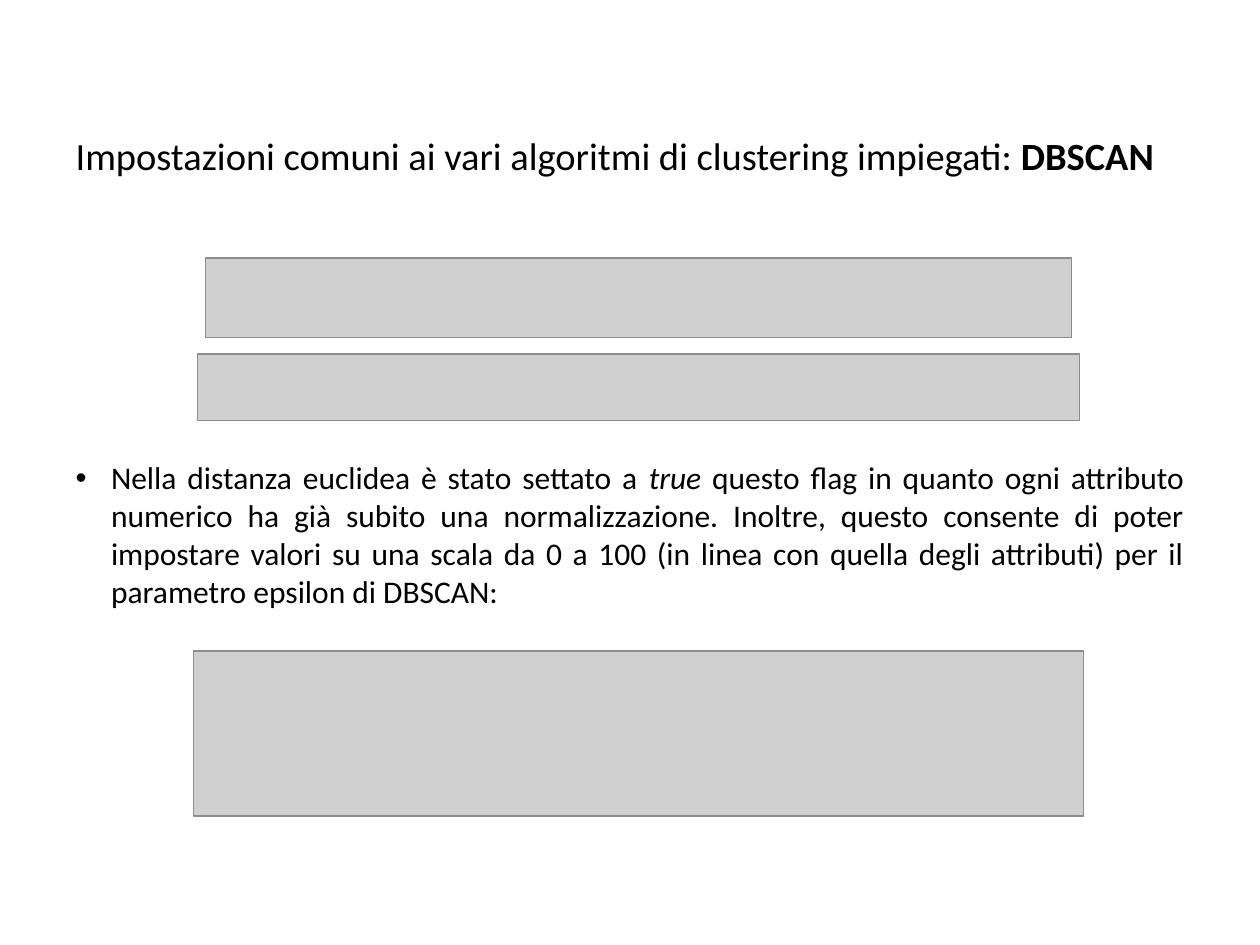
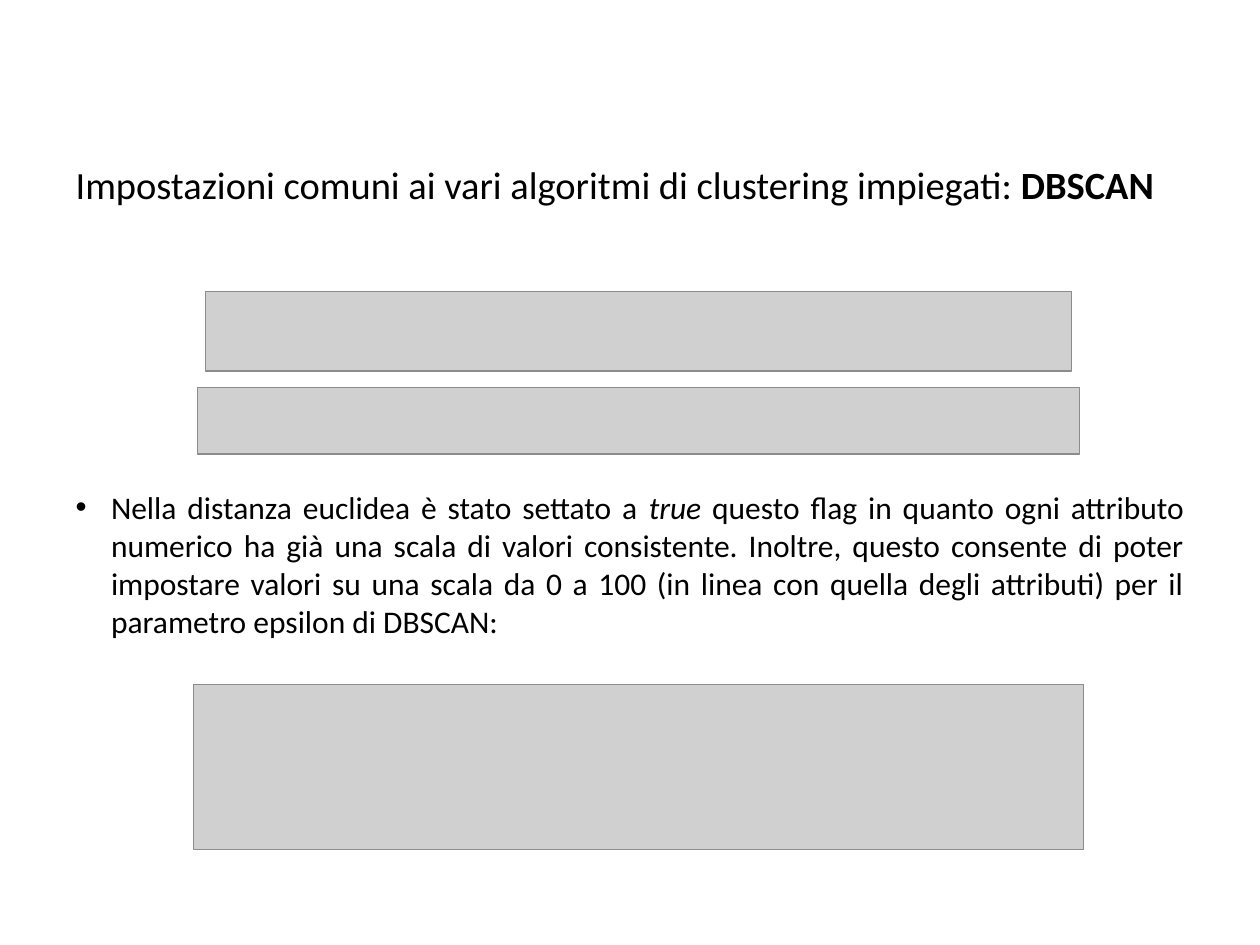
Before and after one commit to BlacknDecker/unifi, a slide deck: slide 42 of relazione.pptx (slide 40 before the commit). Drawn at 1260x945 pixels with LibreOffice and Linux fonts; fonts in the diff are those of the drawing; grey boxes stand for pictures; background and template pictures are left out. Boxes give left, top, right and bottom in pixels: in the first picture for what was removed or moved away, otherwise in the second. Text is boxed around its words. In the diff, an @@ line names an element or a change of style, - is before the commit and + after.

```diff
--- a/relazione.pptx
+++ b/relazione.pptx
@@ text "Impostazioni comuni ai vari algoritmi ...": place and size @@
-text "Impostazioni comuni ai vari algoritmi ..." at bbox=[76, 143, 1184, 608]
+text "Impostazioni comuni ai vari algoritmi ..." at bbox=[111, 172, 1184, 638]
@@ text at bbox=[76, 172, 650, 206]: text changed; bold off @@
-CLUSTER ANALYSIS
+CLUSTER ANALYSIS: IMPOSTAZIONI ALGORITMI
@@ text at bbox=[111, 497, 1184, 638]: text changed @@
-• Nella distanza euclidea è stato settato a true questo flag in quanto ogni attributo numerico ha già subito una normalizzazione. Inoltre, questo consente di poter impostare valori su una scala da 0 a 100 (in linea con quella degli attributi) per il parametro epsilon di DBSCAN:
+• Nella distanza euclidea è stato settato a true questo flag in quanto ogni attributo numerico ha già una scala di valori consistente. Inoltre, questo consente di poter impostare valori su una scala da 0 a 100 (in linea con quella degli attributi) per il parametro epsilon di DBSCAN:
@@ 3 pictures: place and size @@
-3 pictures at bbox=[194, 258, 1085, 816]
+3 pictures at bbox=[194, 291, 1085, 849]
```
Also in this commit, not shown: 22 other slides changed, 12 slides added, 58 other files.
